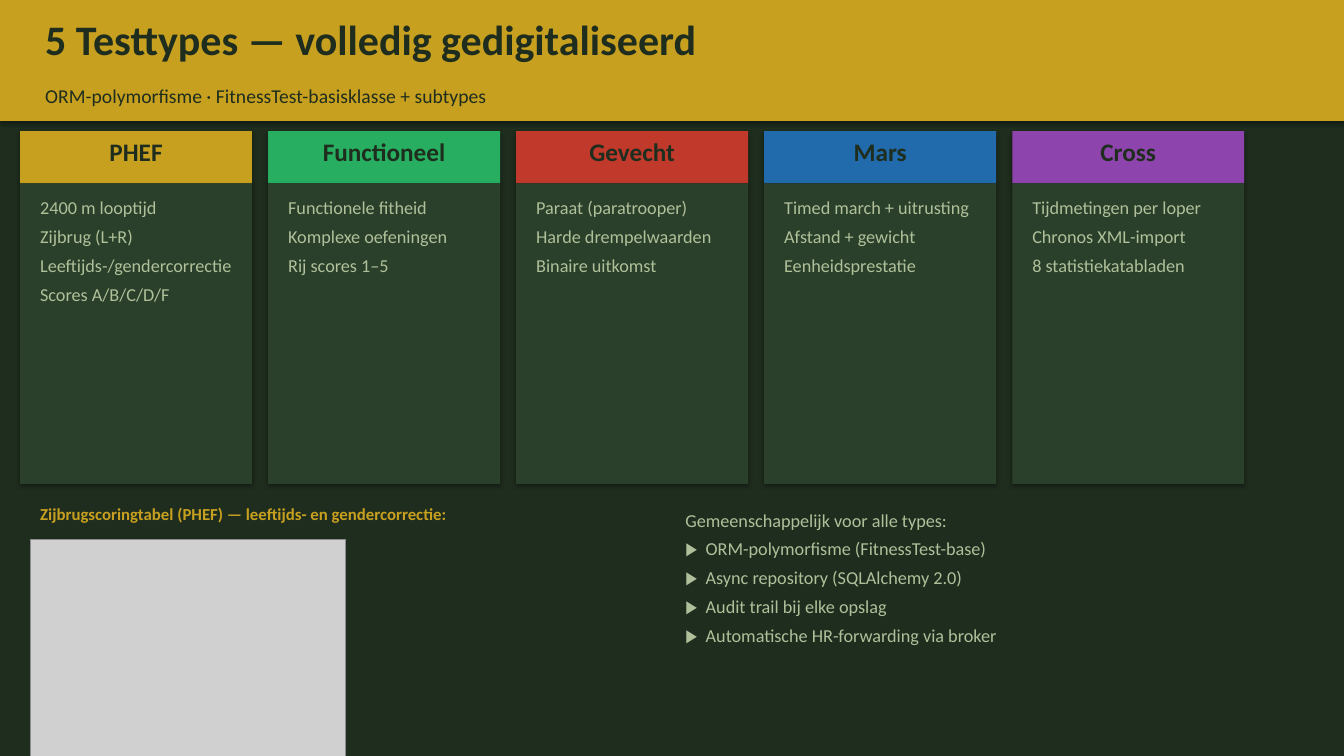
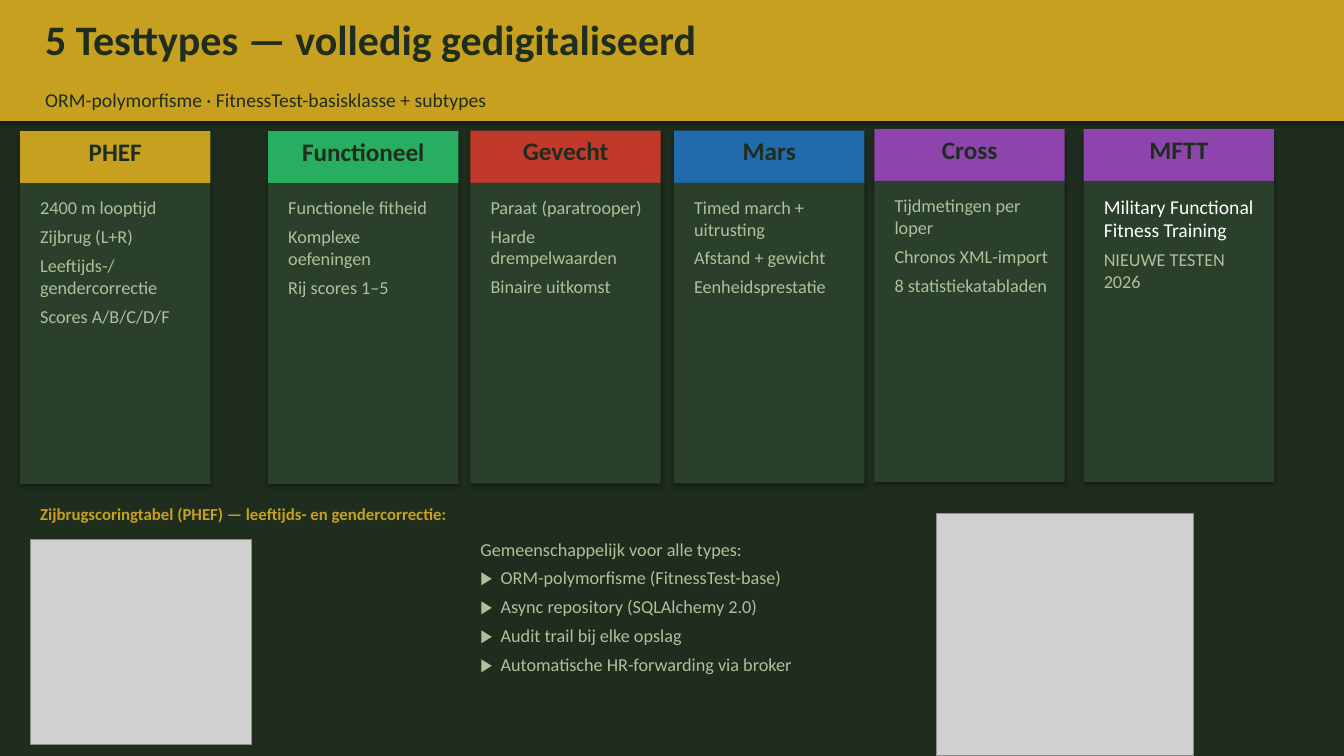
Before and after one commit to BenoitGoethals/WarriorFit, a slide deck: slide 9 of documentation/WarriorFit_Presentatie_10min_NL.pptx. Drawn at 1344x756 pixels with LibreOffice and Linux fonts; fonts in the diff are those of the drawing; grey boxes stand for pictures. Boxes give left, top, right and bottom in pixels: in the first picture for what was removed or moved away, otherwise in the second. Text is boxed around its words. In the diff, an @@ line names an element or a change of style, - is before the commit and + after.

Commit message:
docs: update evolution timeline with MFFT Eval and Test Analytics integration
Added Phase 6 details to reflect the implementation of MFFT Eval (8-event test type, cluster derivation) and new Analytics features (coverage gauges, trends, histograms). Updated gantt charts, architectural diagrams, complexity growth, and milestone sections.

```diff
--- a/documentation/WarriorFit_Presentatie_10min_NL.pptx
+++ b/documentation/WarriorFit_Presentatie_10min_NL.pptx
@@ text "ORM-polymorfisme · FitnessTest-basisklasse + subtypes": place and size @@
-text "ORM-polymorfisme · FitnessTest-basisklasse + subtypes" at [45, 89, 486, 106]
+text "ORM-polymorfisme · FitnessTest-basisklasse + subtypes" at [45, 93, 486, 110]
@@ text "PHEF": place and size @@
-text "PHEF" at [109, 144, 162, 161]
+text "PHEF" at [89, 144, 142, 161]
@@ rectangle: place and size @@
-rectangle at [20, 131, 252, 184]
+rectangle at [20, 131, 211, 184]
@@ text "Functioneel": place and size @@
-text "Functioneel" at [323, 143, 445, 161]
+text "Functioneel" at [302, 143, 424, 161]
@@ rectangle: place and size @@
-rectangle at [268, 131, 500, 184]
+rectangle at [268, 131, 459, 184]
@@ text "Gevecht": place and size @@
-text "Gevecht" at [589, 143, 675, 161]
+text "Gevecht" at [523, 142, 609, 160]
@@ rectangle: place and size @@
-rectangle at [516, 131, 748, 184]
+rectangle at [471, 131, 661, 184]
@@ text "Mars": place and size @@
-text "Mars" at [854, 144, 907, 161]
+text "Mars" at [743, 143, 796, 160]
@@ rectangle: place and size @@
-rectangle at [764, 131, 996, 184]
+rectangle at [675, 131, 865, 184]
@@ text "Cross": place and size @@
-text "Cross" at [1100, 144, 1156, 161]
+text "Cross" at [942, 142, 998, 159]
@@ rectangle: place and size @@
-rectangle at [1012, 131, 1244, 184]
+rectangle at [874, 129, 1065, 181]
@@ rectangle added at [1084, 129, 1274, 181], fill #8E44AD @@
@@ text added at [1149, 142, 1208, 159], 18 pt, text #1E2D1E, bold @@
+MFTT
@@ rectangle: place and size @@
-rectangle at [20, 184, 252, 484]
+rectangle at [20, 184, 211, 484]
@@ text "2400 m looptijd" rewrapped from [40, 201, 231, 302] to [40, 201, 170, 324] @@
@@ rectangle: place and size @@
-rectangle at [268, 184, 500, 484]
+rectangle at [268, 184, 459, 484]
@@ text "Functionele fitheid" rewrapped from [288, 201, 447, 275] to [288, 201, 427, 297] @@
@@ rectangle: place and size @@
-rectangle at [516, 184, 748, 484]
+rectangle at [471, 184, 661, 484]
@@ text "Paraat (paratrooper)" rewrapped from [536, 201, 711, 272] to [491, 201, 642, 293] @@
@@ rectangle: place and size @@
-rectangle at [764, 184, 996, 484]
+rectangle at [675, 184, 865, 484]
@@ text "Timed march + uitrusting" rewrapped from [784, 201, 969, 275] to [694, 201, 826, 296] @@
@@ rectangle: place and size @@
-rectangle at [1012, 184, 1244, 484]
+rectangle at [874, 181, 1065, 482]
@@ text "Tijdmetingen per loper" rewrapped from [1032, 201, 1201, 272] to [895, 199, 1048, 292] @@
@@ rectangle added at [1084, 181, 1274, 482], fill #2A402A @@
@@ text added at [1104, 200, 1253, 288], 14 pt, text #FFFFFF @@
+Military Functional Fitness Training
+NIEUWE TESTEN 2026
@@ picture: place and size @@
-picture at [30, 539, 346, 756]
+picture at [30, 539, 251, 744]
@@ text "Gemeenschappelijk voor alle types:": place and size @@
-text "Gemeenschappelijk voor alle types:" at [685, 514, 996, 645]
+text "Gemeenschappelijk voor alle types:" at [480, 543, 791, 674]
@@ picture added at [936, 514, 1193, 756] @@
```
Also in this commit, not shown: 4 other files.
